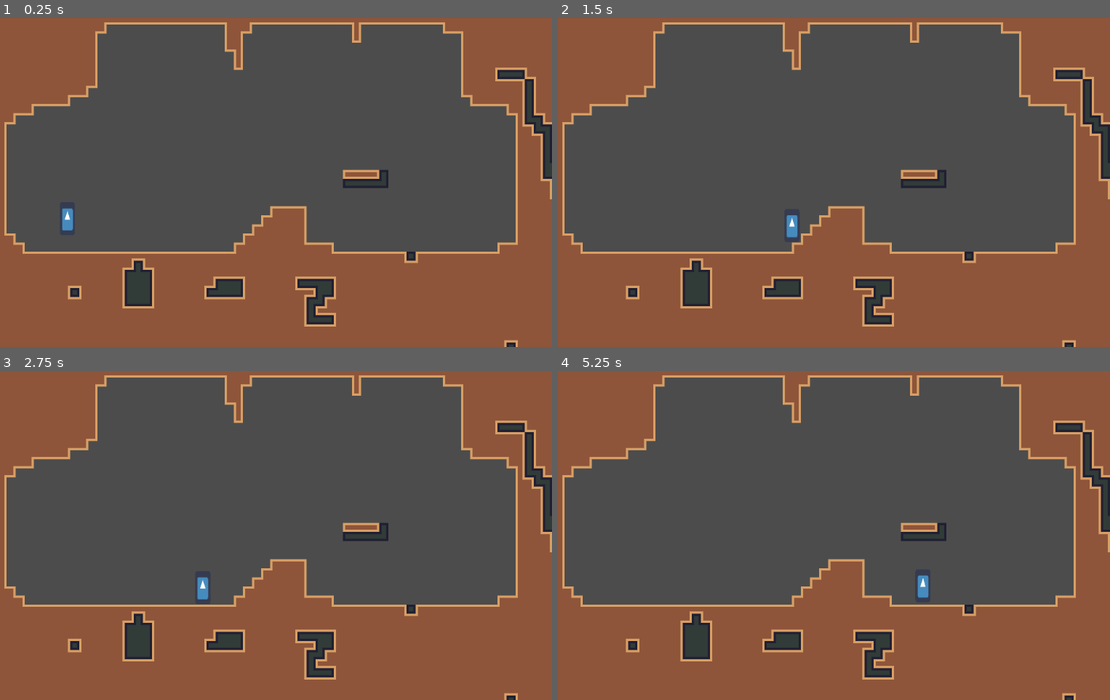
Above: before the commit, frames 1-4 (two rows, left to right).
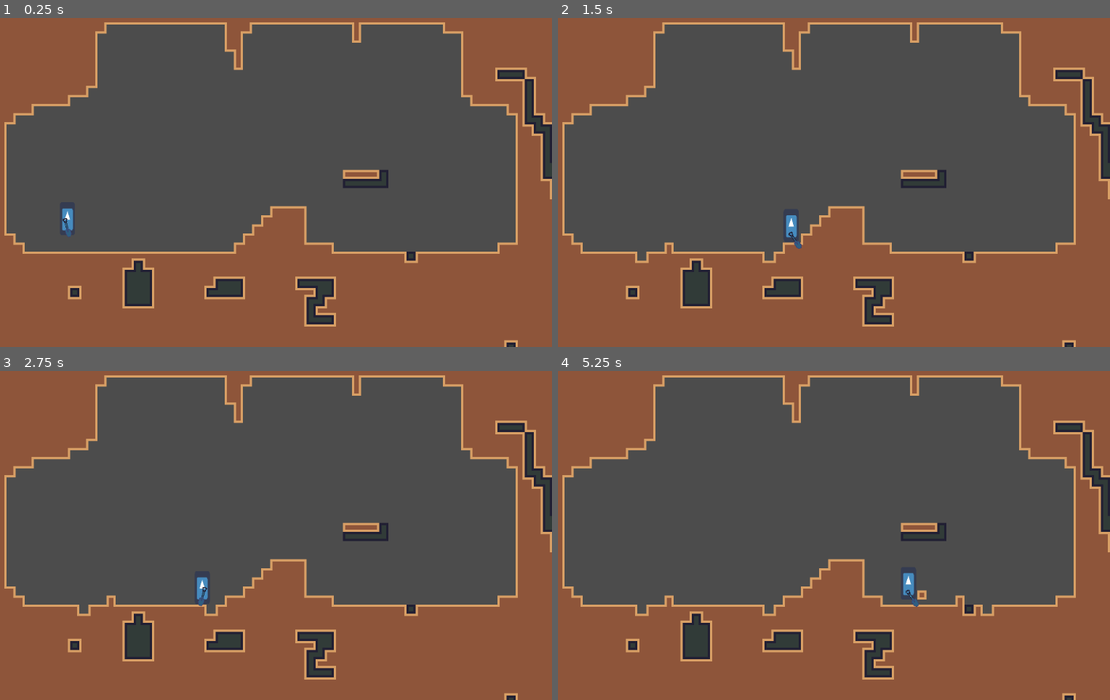
Above: after the commit, the same moments.

Repository: Eptwalabha/ld48
Game: Godot game, scene res://scenes/levels/LevelBase.tscn
The game is run twice, just before and just after one commit, with the same random seed, the same clock (stepped at 60 frames per second) and the same inputs. The engine's default icon, where the game draws it, is replaced by a stand-in: a white triangle on a blue panel in a dark square.
Inputs:
- Up to frame 1 (0.25 s): no input
- Up to frame 2 (1.5 s): hold Right (move_right) from 0.53 s (still down); tap E (action) at 0.6, 1.35 s; tap Space (move_jump) at 0.77 s
- Up to frame 3 (2.75 s): tap Space (move_jump) at 1.52 s; release Right (move_right) at 2.03 s; hold Left (move_left) from 2.03 s (still down); tap E (action) at 2.1 s
- Up to frame 4 (5.25 s): release Left (move_left) at 2.78 s; hold Right (move_right) 2.78-4.28 s; tap E (action) every 0.75 s from 2.85 to 5.1 s; tap Space (move_jump) at 3.02, 3.77, 4.52 s; hold Left (move_left) 4.28-5.03 s; hold Right (move_right) from 5.03 s (still down)

The runs differ from the first frame. In frame 1, less than 0.1% of the frame differs, in the area x 11-14%, y 60-67%; in frame 2, 0.4%; in frame 3, 0.4%; in frame 4, 0.8%, in the area x 13-80%, y 61-75%.

Commit message:
throw sand

Diff:
--- /dev/null
+++ b/scenes/DirtBlock.gd
@@ -0,0 +1,14 @@
+extends Area2D
+
+var g : Vector2 = Vector2(0, 4062)
+var velocity: Vector2 = Vector2.ZERO
+var type: int = 0
+
+func initialize(pos: Vector2, vel: Vector2, block_type: int) -> void:
+	global_position = pos
+	velocity = vel
+	type = block_type
+
+func _physics_process(delta):
+	velocity += g * delta
+	global_position += velocity * delta
--- a/scenes/DirtBlock.tscn
+++ b/scenes/DirtBlock.tscn
@@ -1,10 +1,12 @@
-[gd_scene load_steps=3 format=2]
+[gd_scene load_steps=4 format=2]
 
 [ext_resource path="res://assets/images/tile-16x16.png" type="Texture" id=1]
+[ext_resource path="res://scenes/DirtBlock.gd" type="Script" id=2]
 
 [sub_resource type="CircleShape2D" id=1]
 
 [node name="DirtBlock" type="Area2D"]
+script = ExtResource( 2 )
 
 [node name="tile-16x16" type="Sprite" parent="."]
 texture = ExtResource( 1 )
--- a/scenes/Player.gd
+++ b/scenes/Player.gd
@@ -1,5 +1,6 @@
 class_name Player extends KinematicBody2D
 
+signal throw_dirt
 
 export(float) var j_duration := .5
 export(float) var j_tiles := 3.0
@@ -16,6 +17,9 @@
 	var h = j_tiles * 16.0
 	gravity.y = 2 * (h / d)
 	jump = (h / d) * j_duration
+
+func play(what: String) -> void:
+	$AnimationPlayer.play("dig")
 
 func _process(delta):
 	if Input.is_action_just_pressed("move_left"):
@@ -34,6 +38,11 @@
 	$RayStep.scale.x = s
 	$RayStep2.scale.x = s
 	$RayHead.scale.x = s
+
+func get_throw_vectors() -> Array:
+	var p = $Pivot/Dirt.global_position
+	var d = $Pivot/Dirt/Throw.global_position - p
+	return [p, d.normalized() * 400]
 
 func _physics_process(delta):
 
--- a/scenes/Player.tscn
+++ b/scenes/Player.tscn
@@ -1,15 +1,58 @@
-[gd_scene load_steps=5 format=2]
+[gd_scene load_steps=7 format=2]
 
 [ext_resource path="res://scenes/Player.gd" type="Script" id=1]
 [ext_resource path="res://icon.png" type="Texture" id=2]
+[ext_resource path="res://assets/images/spade.png" type="Texture" id=3]
 
-[sub_resource type="CapsuleShape2D" id=3]
+[sub_resource type="CapsuleShape2D" id=1]
 radius = 13.0
 height = 24.0
 
 [sub_resource type="RayShape2D" id=2]
 custom_solver_bias = 0.014
 length = 16.0
+
+[sub_resource type="Animation" id=3]
+resource_name = "dig"
+length = 0.5
+tracks/0/type = "value"
+tracks/0/path = NodePath("Pivot/SpadePivot:position")
+tracks/0/interp = 1
+tracks/0/loop_wrap = true
+tracks/0/imported = false
+tracks/0/enabled = true
+tracks/0/keys = {
+"times": PoolRealArray( 0.1, 0.2, 0.5 ),
+"transitions": PoolRealArray( 1, 1, 1 ),
+"update": 0,
+"values": [ Vector2( 0.5, -7.25 ), Vector2( 12.25, -21.5 ), Vector2( -2.75, -21.5 ) ]
+}
+tracks/1/type = "value"
+tracks/1/path = NodePath("Pivot/SpadePivot:rotation_degrees")
+tracks/1/interp = 1
+tracks/1/loop_wrap = true
+tracks/1/imported = false
+tracks/1/enabled = true
+tracks/1/keys = {
+"times": PoolRealArray( 0.1, 0.2, 0.5 ),
+"transitions": PoolRealArray( 1, 1, 1 ),
+"update": 0,
+"values": [ 0.0, -114.474, 0.0 ]
+}
+tracks/2/type = "method"
+tracks/2/path = NodePath(".")
+tracks/2/interp = 1
+tracks/2/loop_wrap = true
+tracks/2/imported = false
+tracks/2/enabled = true
+tracks/2/keys = {
+"times": PoolRealArray( 0.2 ),
+"transitions": PoolRealArray( 1 ),
+"values": [ {
+"args": [ "throw_dirt" ],
+"method": "emit_signal"
+} ]
+}
 
 [node name="Player" type="KinematicBody2D"]
 position = Vector2( 186.54, 196.314 )
@@ -22,9 +65,23 @@
 scale = Vector2( 0.42, 0.9 )
 texture = ExtResource( 2 )
 
+[node name="Dirt" type="Position2D" parent="Pivot"]
+position = Vector2( 20, -10 )
+
+[node name="Throw" type="Position2D" parent="Pivot/Dirt"]
+position = Vector2( 35, -19.25 )
+
+[node name="SpadePivot" type="Node2D" parent="Pivot"]
+position = Vector2( -2.75, -21.5 )
+
+[node name="spade" type="Sprite" parent="Pivot/SpadePivot"]
+position = Vector2( 2.25, 7.25 )
+rotation = 2.87979
+texture = ExtResource( 3 )
+
 [node name="Capsule" type="CollisionShape2D" parent="."]
 position = Vector2( 0, -34 )
-shape = SubResource( 3 )
+shape = SubResource( 1 )
 
 [node name="Floor" type="CollisionShape2D" parent="."]
 position = Vector2( 0, -16 )
@@ -54,3 +111,6 @@
 position = Vector2( 0, -24 )
 enabled = true
 cast_to = Vector2( 32, 0 )
+
+[node name="AnimationPlayer" type="AnimationPlayer" parent="."]
+anims/dig = SubResource( 3 )
--- a/scenes/levels/LevelBase.gd
+++ b/scenes/levels/LevelBase.gd
@@ -1,9 +1,9 @@
 class_name LevelBase extends Node2D
 
+export(PackedScene) var Block
 
 func _ready():
 	start_level()
-
 
 func start_level() -> void:
 	$Player.global_position = $Start.global_position
@@ -19,6 +19,26 @@
 		get_tree().quit()
 
 	if Input.is_action_just_pressed("action"):
+		$Player.play("throw_dirt")
 		var p_position = $Player.global_position
 		var pos = $TileMap.world_to_map(p_position)
-		print("action on %s" % $TileMap.get_cellv(pos))
+		var block_type = $TileMap.get_cellv(pos)
+		if block_type != -1:
+			throw_block(pos, block_type)
+			$TileMap.set_cellv(pos, -1)
+			$TileMap.update_bitmask_area(pos)
+
+func throw_block(pos: Vector2, block_type: int) -> void:
+	var block = Block.instance()
+	var throw : Array = $Player.get_throw_vectors()
+	block.initialize(throw[0], throw[1], block_type)
+	add_child(block)
+	block.connect("body_entered", self, "_on_block_hit_something", [block])
+
+func _on_block_hit_something(body: Node, block) -> void:
+	var p_position = block.global_position
+	var pos = $TileMap.world_to_map(p_position)
+	if $TileMap.get_cellv(pos) == -1:
+		$TileMap.set_cellv(pos, block.type)
+		$TileMap.update_bitmask_area(pos)
+	block.queue_free()
--- a/scenes/levels/LevelBase.tscn
+++ b/scenes/levels/LevelBase.tscn
@@ -1,13 +1,15 @@
-[gd_scene load_steps=5 format=2]
+[gd_scene load_steps=6 format=2]
 
 [ext_resource path="res://assets/ressources/tileset-block.tres" type="TileSet" id=1]
 [ext_resource path="res://scenes/Player.tscn" type="PackedScene" id=2]
 [ext_resource path="res://scenes/levels/LevelBase.gd" type="Script" id=3]
+[ext_resource path="res://scenes/DirtBlock.tscn" type="PackedScene" id=4]
 
 [sub_resource type="RectangleShape2D" id=1]
 
 [node name="LevelBase" type="Node2D"]
 script = ExtResource( 3 )
+Block = ExtResource( 4 )
 
 [node name="TileMap" type="TileMap" parent="."]
 tile_set = ExtResource( 1 )
Binary file added: assets/images/spade.png
Not shown, added: assets/images/spade.png.import
